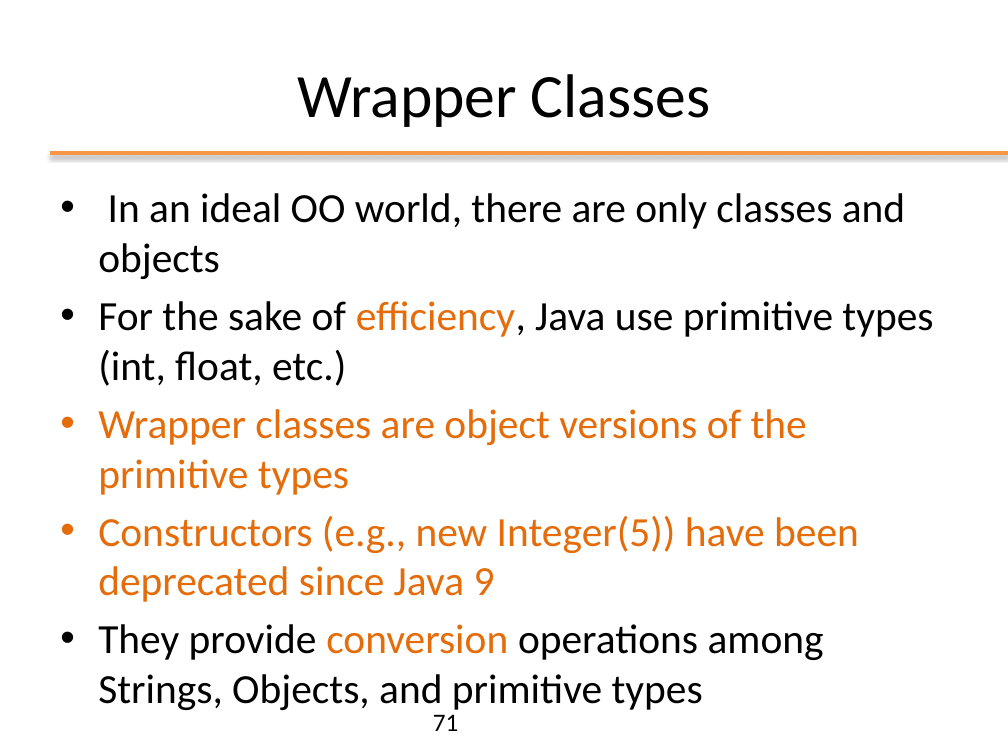
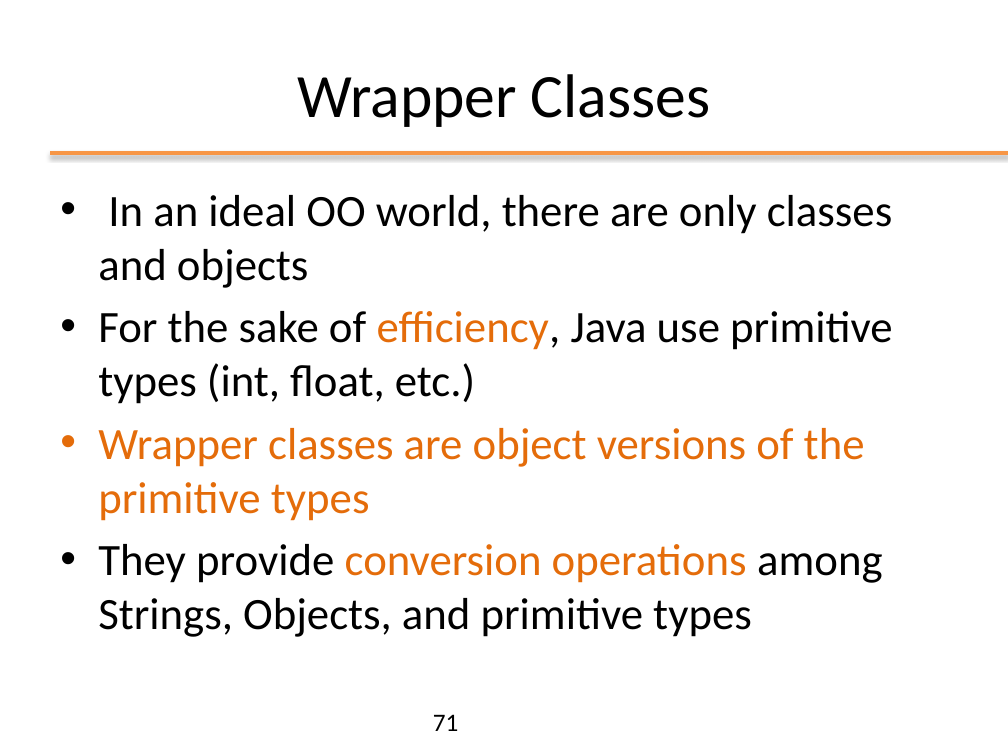
Before and after one commit to Andrea99-beep/ooprogramming, a slide deck: slide 71 of slides/ppt/02_OOP_Basics.pptx. Drawn at 1008x756 pixels with LibreOffice and Linux fonts; fonts in the diff are those of the drawing; background and template pictures are left out. Boxes give left, top, right and bottom in pixels: in the first picture for what was removed or moved away, otherwise in the second. Text is boxed around its words. In the diff, an @@ line names an element or a change of style, - is before the commit and + after.

```diff
--- a/slides/ppt/02_OOP_Basics.pptx
+++ b/slides/ppt/02_OOP_Basics.pptx
@@ text "In an ideal OO world, ..." at bbox=[98, 195, 893, 637]: size 29.6 to 32 pt; text colour #000000 to #E46C0A in "operations" @@
@@ text at bbox=[98, 516, 859, 602]: paragraph removed @@
-• Constructors (e.g., new Integer(5)) have been deprecated since Java 9
```
Also in this commit, not shown: 7 other slides changed, 1 slide added, 1 slide removed, 1 other file.
